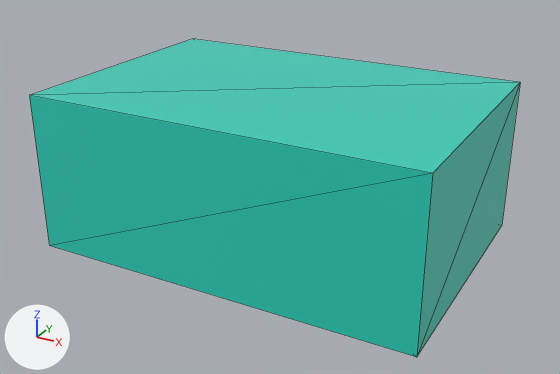
One commit to the glTF model public/models/products/cosmetics/soap-box.glb: the scene before it, then after it.
Rendered twice from a 50 mm camera at (0.0833, -0.1522, 0.0892) aimed at (0.0012, -0.003, 0.0146). The axes (+X, +Y, +Z) are drawn at lower left. The lights are the same throughout. The older version comes first. Mesh edges are drawn as thin lines. Vertices at exactly the same position are counted once.

Names of what the first picture shows: 'Soap_Carton'.
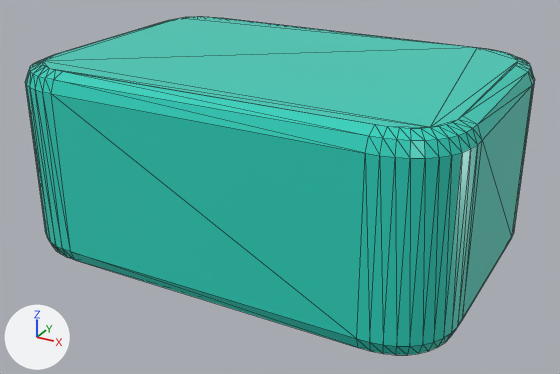
Edits to the bpy script that builds the scene:
```text
Change me_soap_carton_mesh:
    used by ob_soap_carton; parent = ob_product_soap_box; location = (0.0, 0.0, 0.019)
    remove me_soap_carton_mesh.from_pydata(...)  # 8 vertices, 12 faces; spans x -0.047..0.047, y -0.032..0.032, z -0.019..0.019
    add me_soap_carton_mesh.from_pydata(...)  # 264 vertices, 524 faces; spans x -0.052..0.052, y -0.023..0.023, z -0.036..0.036
    me_soap_carton_mesh part 1: the whole mesh is rebuilt
Change ob_soap_carton:
    ob_soap_carton.location: (0.0, 0.0, 0.019) -> (0.0, 0.0, 0.022)
    ob_soap_carton.rotation_euler: (0.0, 0.0, 0.0) -> (-1.571, 0.0, 0.0)  # degrees (0, 0, 0) -> degrees (-90, 0, 0)
```

Location of each change, (x1, y1, x2, y2) in pixels of the pictures (560 x 374 px):
'Soap_Carton', reshaped, moved, turned
    before: (29, 39, 520, 357)
    after: (25, 17, 535, 355)
